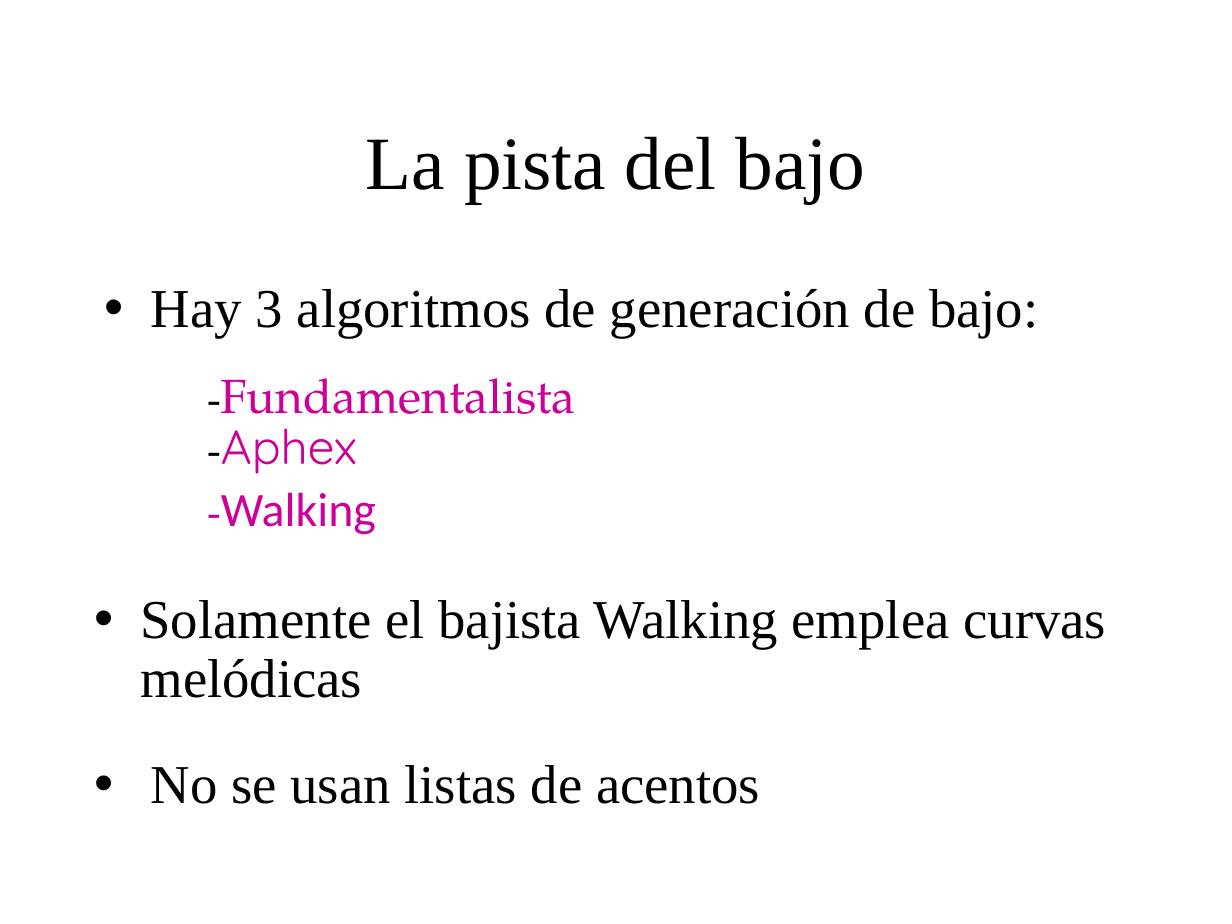
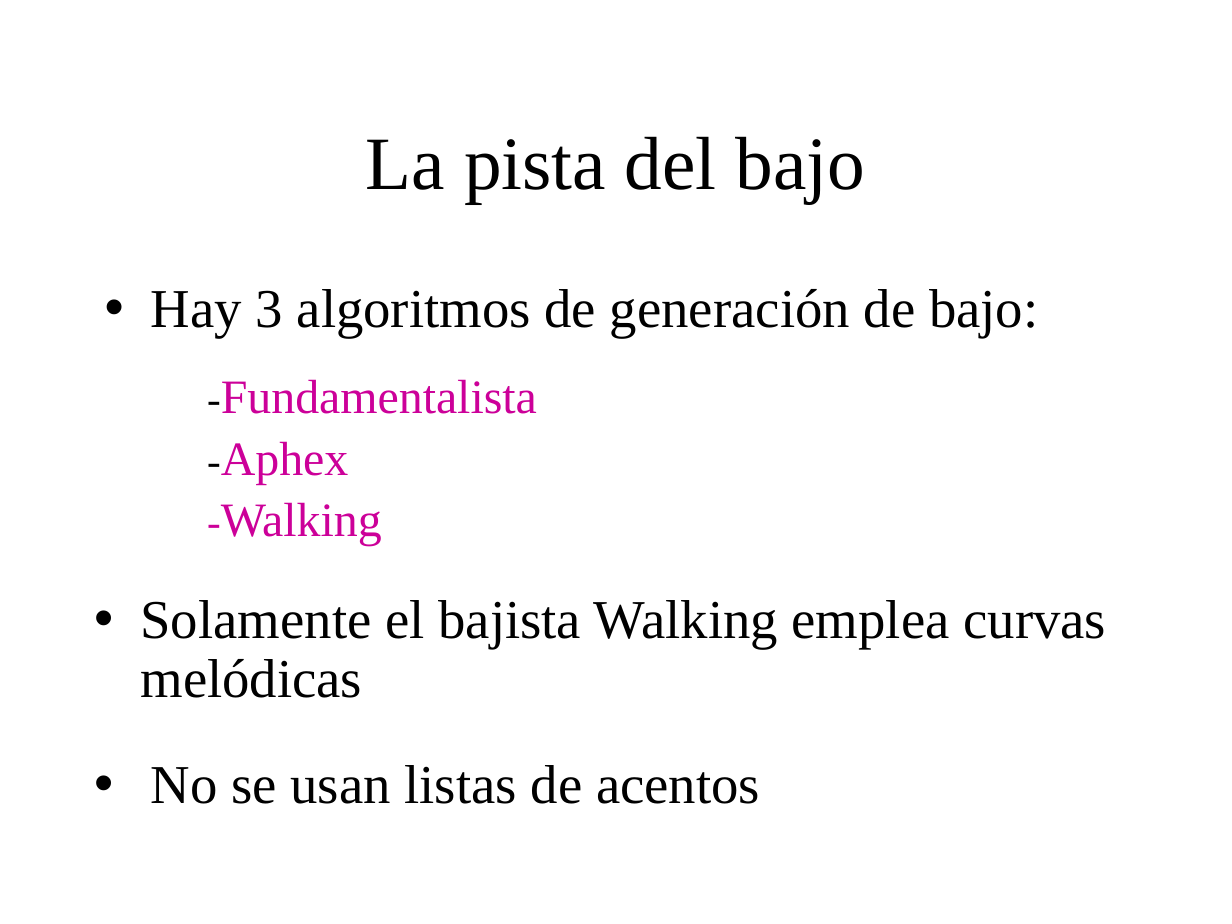
Before and after one commit to BackupTheBerlios/genaro, a slide deck: slide 25 of Documentos/MemoriaSSII/presentacion_proyecto2.ppt. Drawn at 1232x924 pixels with LibreOffice and Linux fonts; fonts in the diff are those of the drawing; background and template pictures are left out. Boxes give left, top, right and bottom in pixels: in the first picture for what was removed or moved away, otherwise in the second. Text is boxed around its words. In the diff, an @@ line names an element or a change of style, - is before the commit and + after.

```diff
--- a/Documentos/MemoriaSSII/presentacion_proyecto2.ppt
+++ b/Documentos/MemoriaSSII/presentacion_proyecto2.ppt
@@ text "-Fundamentalista" at (x1=221, y1=379, x2=537, y2=414): font TeX Gyre Pagella to Times New Roman @@
@@ text "-Aphex" moved from (x1=221, y1=428, x2=357, y2=474) to (x1=221, y1=441, x2=349, y2=484) @@
@@ text "-Aphex" at (x1=221, y1=441, x2=349, y2=484): font Quicksand to Times New Roman in "-Aphex" @@
@@ text "-Walking" moved from (x1=221, y1=492, x2=376, y2=535) to (x1=221, y1=502, x2=382, y2=546) @@
@@ text "-Walking" at (x1=221, y1=502, x2=382, y2=546): font Calibri to Times New Roman in "-Walking" @@
```
Also in this commit, not shown: 9 other slides changed.
